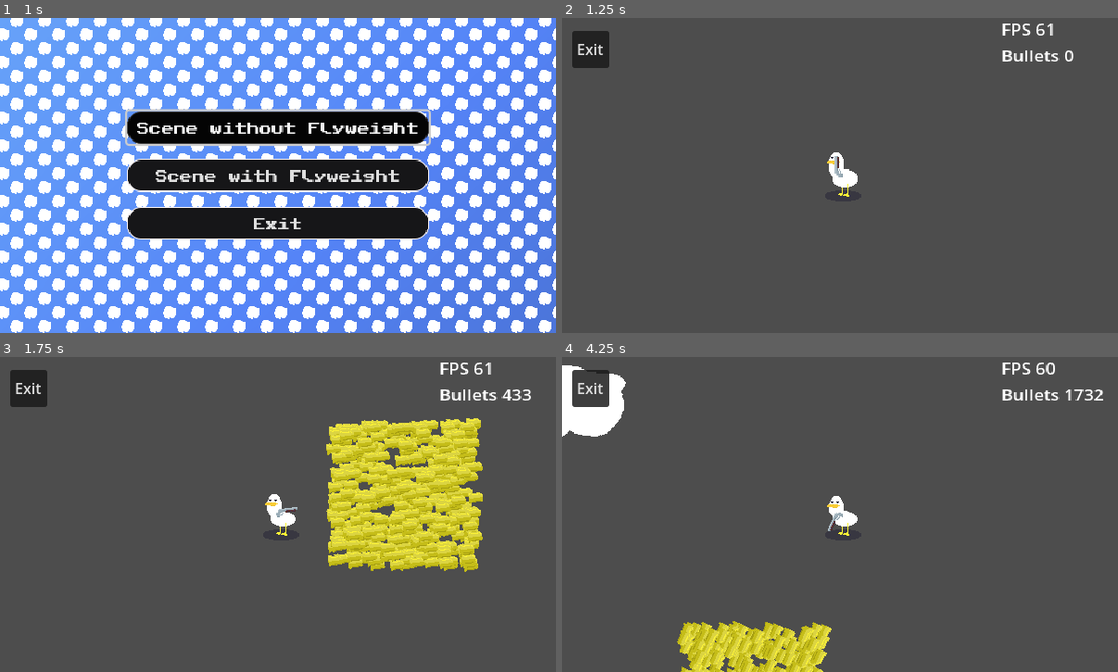
Above: before the commit, frames 1-4 (two rows, left to right).
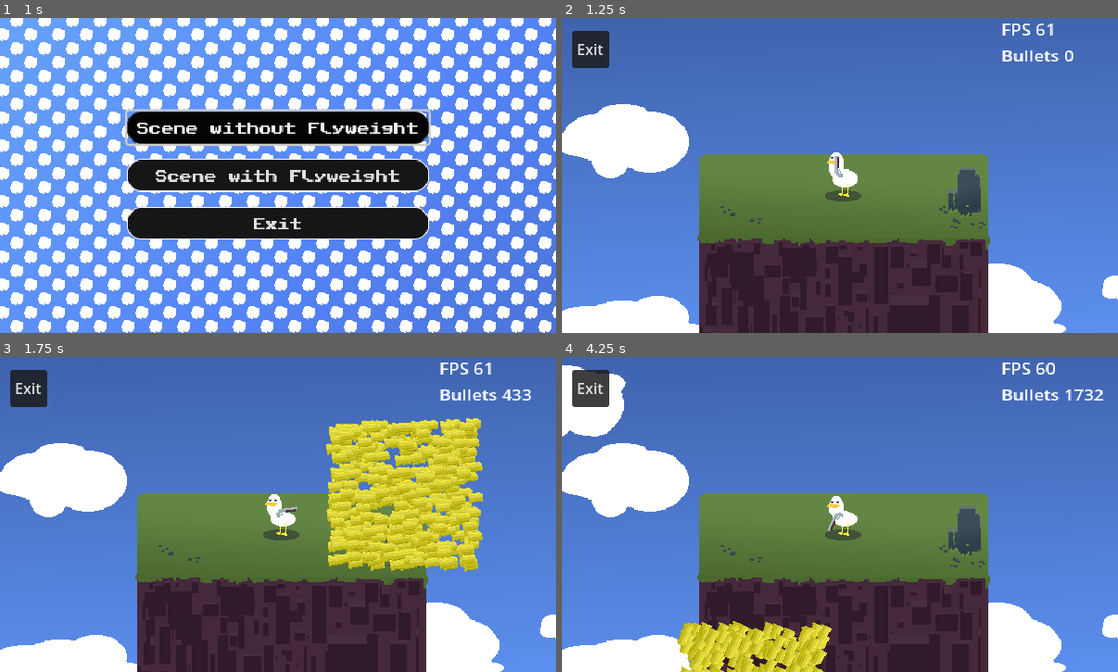
Above: after the commit, the same moments.

Repository: ThalesAdriel/Godot-Flyweight-Study
Game: Godot game, scene res://Scenes/menu.tscn
Same seed, same stepped clock (60 frames per second), same inputs: the game is played once before the commit and once after it.
Inputs (mouse positions are in pixels of both pictures, inside the frame that each line leads up to):
- Up to frame 1 (1 s): click "Scene without Flyweight" at 0.5 s
- Up to frame 2 (1.25 s): no input
- Up to frame 3 (1.75 s): move the mouse to (400, 498) at 1.27 s; click (400, 498) at 1.35 s
- Up to frame 4 (4.25 s): move the mouse to (728, 530) at 2.02 s; click (728, 530) at 2.1 s; move the mouse to (895, 445) at 2.77 s; click (895, 445) at 2.85 s; move the mouse to (812, 577) at 3.52 s; click (812, 577) at 3.6 s

Frame 1 is identical in both runs. In frame 2, 98% of the frame differs, in the area x 0-100%, y 0-100%; in frame 3, 87%; in frame 4, 93%.

Commit message:
Update environment.tscn

Diff:
--- a/Scenes/environment.tscn
+++ b/Scenes/environment.tscn
@@ -1,7 +1,8 @@
-[gd_scene load_steps=9 format=3 uid="uid://6r3q074ql2qu"]
+[gd_scene load_steps=10 format=3 uid="uid://6r3q074ql2qu"]
 
 [ext_resource type="Texture2D" uid="uid://d2npcovwlu8if" path="res://Textures/numb.png" id="1_mfu5p"]
 [ext_resource type="Shader" uid="uid://dk08qvlnwtsgk" path="res://Shaders/displace.gdshader" id="2_a65fu"]
+[ext_resource type="Texture2D" uid="uid://crdcbye20e73a" path="res://Textures/Nest.png" id="3_a65fu"]
 
 [sub_resource type="ParticleProcessMaterial" id="ParticleProcessMaterial_8gbba"]
 particle_flag_disable_z = true
@@ -127,3 +128,7 @@
 fixed_fps = 60
 trail_enabled = true
 process_material = SubResource("ParticleProcessMaterial_kry3j")
+
+[node name="Nest" type="Sprite2D" parent="."]
+z_index = -1
+texture = ExtResource("3_a65fu")
